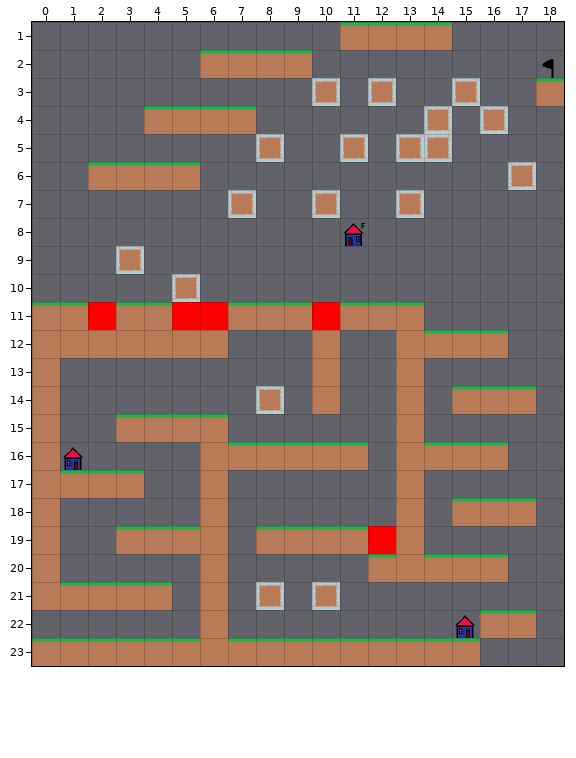
Tiled map, stored at tiled-files/ElevationGain.tmx. The picture above is the old version.
Cells are 32x32 px. Shown: x 0..18, y 1..23.
New version:
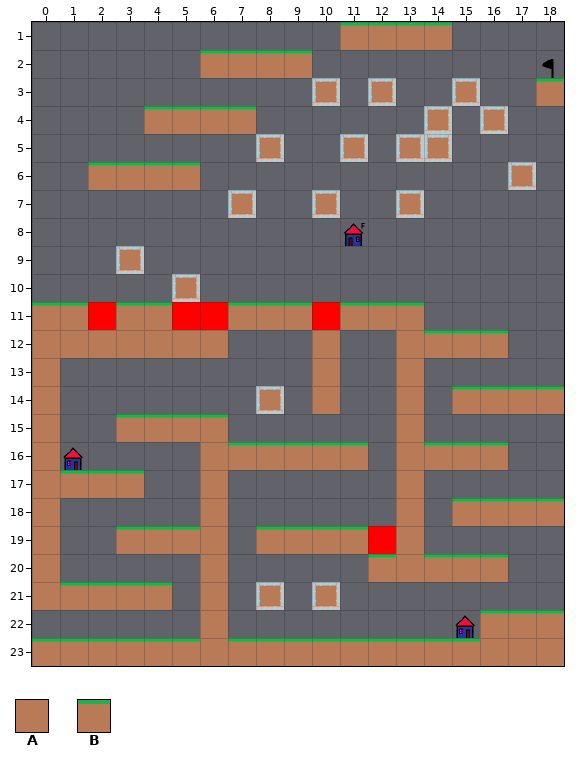
Key: from "Basic": A 0, B 1.
_ is an empty cell.
Change:
{"where": "layer \"Tile Layer 1\""}
{"y":14,"x":18,"old":"_","new":"B"}
{"y":18,"x":18,"old":"_","new":"B"}
{"y":22,"x":18,"old":"_","new":"B"}
{"y":23,"x":16,"old":"___","new":"AAA"}
